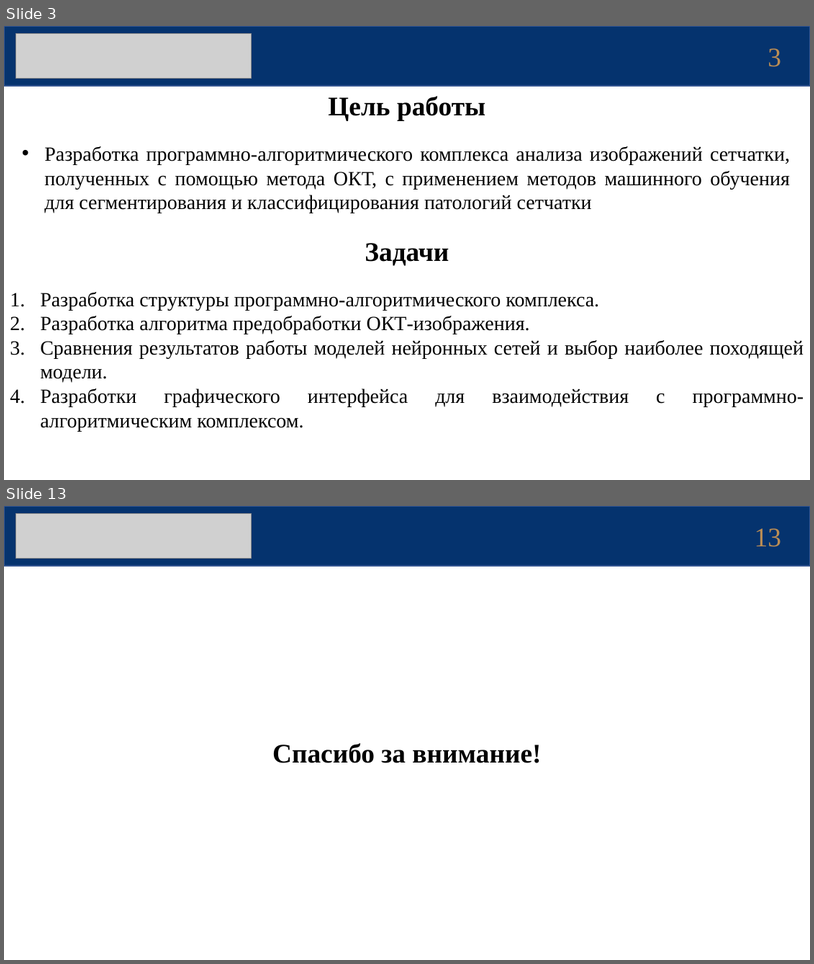
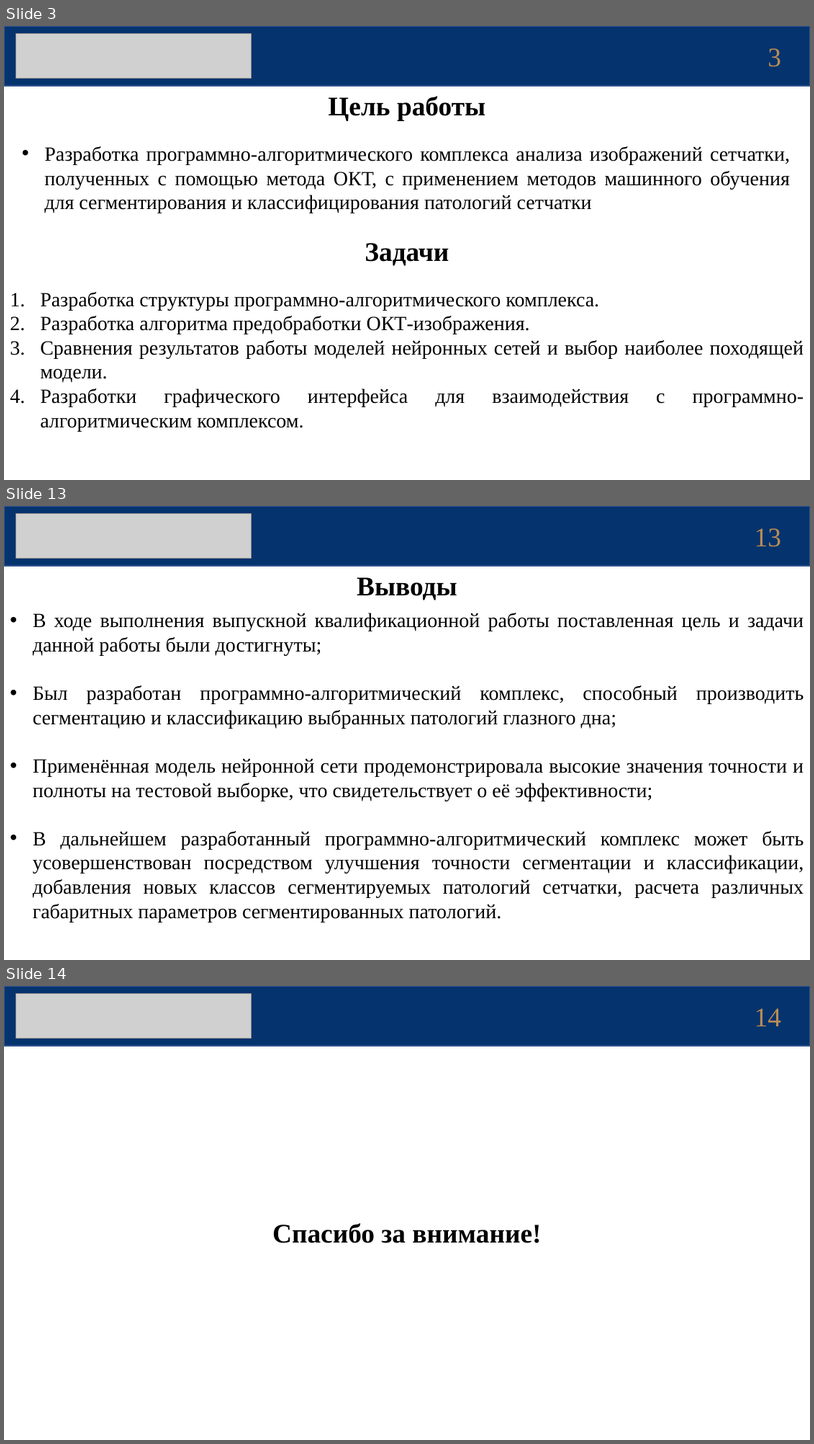
Before and after one commit to akulistus/oct-segmentation-model, a slide deck: diploma/Презентация_Защита_КошаевЕА.pptx. Shown one above the other, each under a label of ours: slides 3 and 13 before the commit, slides 3, 13 and 14 after it; the slides between them are not shown. The pictures are 814x964 and 814x1444 pixels, drawn with LibreOffice and Linux fonts; fonts in the diff are those of the drawing; grey boxes stand for pictures. Boxes give left, top, right and bottom in pixels: in the first picture for what was removed or moved away, otherwise in the second. Text is boxed around its words. In the diff, an @@ line names an element or a change of style, - is before the commit and + after.

```diff
--- a/diploma/Презентация_Защита_КошаевЕА.pptx
+++ b/diploma/Презентация_Защита_КошаевЕА.pptx
@@ slide 13 added at [4,506,810,960], background #FFFFFF @@
@@ rectangle added at [4,506,810,566], fill #05336E, outline #325491 1 pt @@
@@ picture added at [16,513,252,558] @@
@@ page number added at [755,528,782,547], 32 pt, text #BB8D54 @@
+13
@@ text added at [357,577,458,600], 32 pt, text #000000, bold @@
+Выводы
@@ text added at [33,613,804,921], 24 pt, text #000000 @@
+• В ходе выполнения выпускной квалификационной работы поставленная цель и задачи данной работы были достигнуты;
+• Был разработан программно-алгоритмический комплекс, способный производить сегментацию и классификацию выбранных патологий глазного дна;
+• Применённая модель нейронной сети продемонстрировала высокие значения точности и полноты на тестовой выборке, что свидетельствует о её эффективности;
+• В дальнейшем разработанный программно-алгоритмический комплекс может быть усовершенствован посредством улучшения точности сегментации и классификации, добавления новых классов сегментируемых патологий сетчатки, расчета различных габаритных параметров сегментированных патологий.
@@ what was slide 13 is now slide 14 @@
@@ page number at [755,1008,782,1026]: text changed @@
-13
+14
```
Also in this commit, not shown: 10 slides changed.
